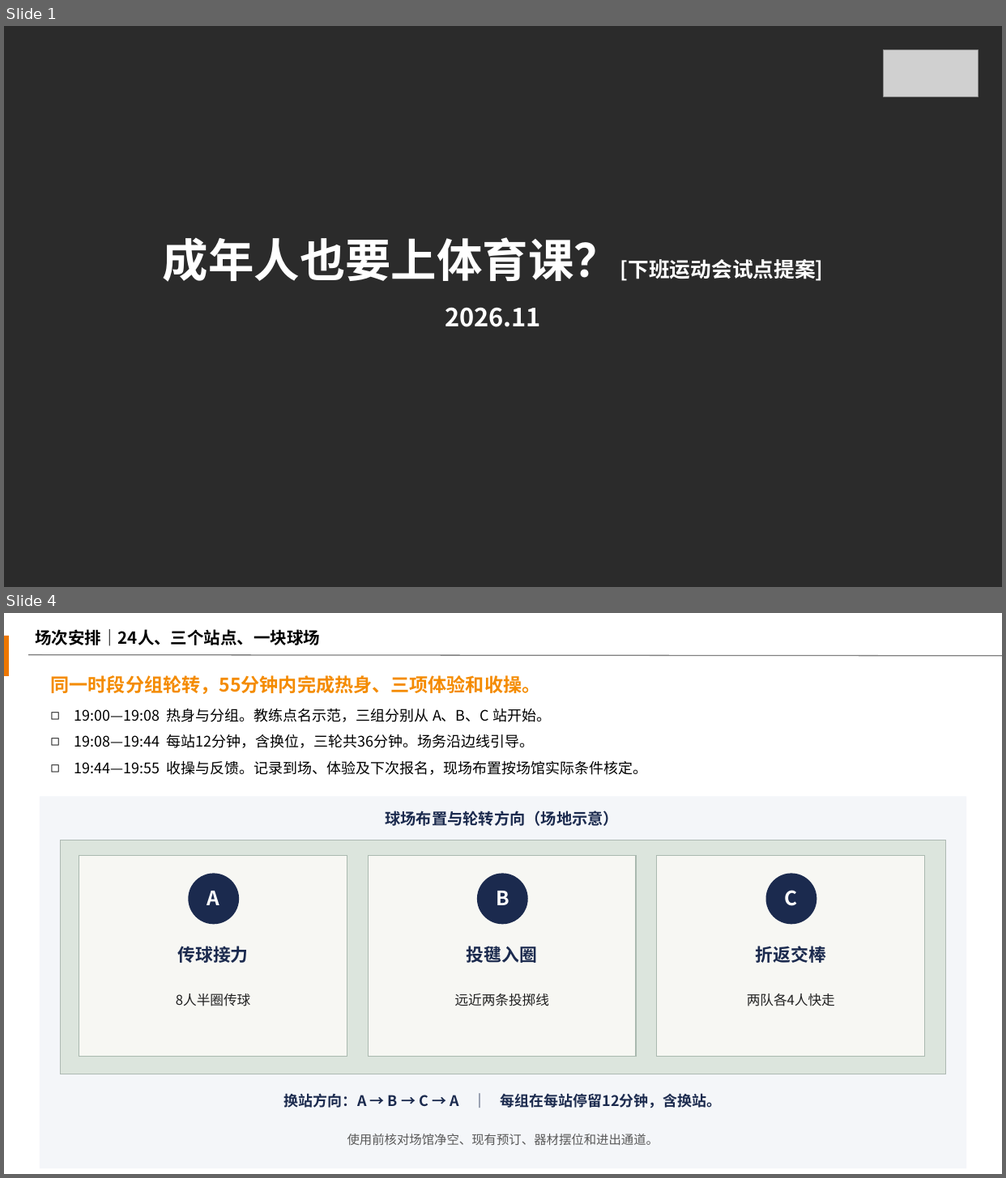
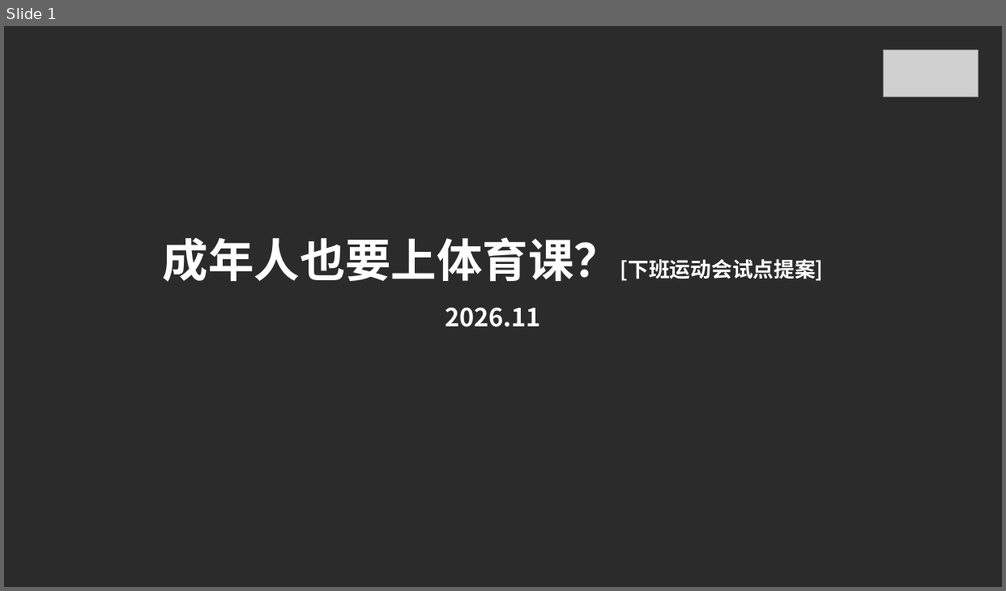
Before and after one commit to 2503668375-boop/kaisa-ppt-skill, a slide deck: demo/after-work-games.pptx. Shown one above the other, each under a label of ours: slides 1 and 4 before the commit, slide 1 after it; the slides between them are not shown. The pictures are 1006x1178 and 1006x591 pixels, drawn with LibreOffice and Linux fonts; fonts in the diff are those of the drawing; grey boxes stand for pictures; background and template pictures are left out; a plain dark background stands for a picture behind light text. Boxes give left, top, right and bottom in pixels: in the first picture for what was removed or moved away, otherwise in the second. Text is boxed around its words. In the diff, an @@ line names an element or a change of style, - is before the commit and + after.

```diff
--- a/demo/after-work-games.pptx
+++ b/demo/after-work-games.pptx
@@ slide 4 removed at [4,613,1002,1174], background #FFFFFF @@
@@ rectangle removed at [4,636,9,676] @@
@@ text removed at [35,629,320,646] @@
-场次安排｜24人、三个站点、一块球场
@@ line removed from (28, 655) to (1002, 656) @@
@@ text removed at [51,675,541,694] @@
-同一时段分组轮转，55分钟内完成热身、三项体验和收操。
@@ text removed at [74,709,648,775] @@
-◻ 19:00—19:08 热身与分组。教练点名示范，三组分别从 A、B、C 站开始。
-◻ 19:08—19:44 每站12分钟，含换位，三轮共36分钟。场务沿边线引导。
-◻ 19:44—19:55 收操与反馈。记录到场、体验及下次报名，现场布置按场馆实际条件核定。
@@ group removed at [39,796,966,1169]: 12 texts, 5 rectangles, 3 ellipses @@
-球场布置与轮转方向（场地示意）
-A
-传球接力
-8人半圈传球
-B
-投毽入圈
-远近两条投掷线
-C
-折返交棒
-两队各4人快走
-换站方向：A → B → C → A ｜ 每组在每站停留12分钟，含换站。
-使用前核对场馆净空、现有预订、器材摆位和进出通道。
```
Also in this commit, not shown: 8 slides added, 5 other slides removed, 16 other files.
